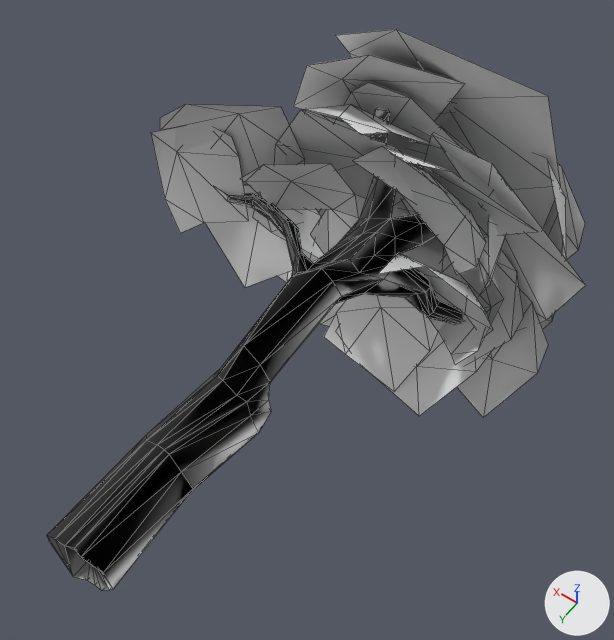
One commit to the glTF model client/assets/models/trees/tree_2.glb: the scene before it, then after it.
Before and after are seen from a 50 mm camera at (-0.0548, 0.0201, 0.121) aimed at (-0.0008, -0.0556, 0.0022). Lighting does not change. The marker at lower right points along +X, +Y and +Z. Mesh edges are drawn as thin lines. Vertices at the same position are counted once.

Names of what the first picture shows: 'tree_2'.
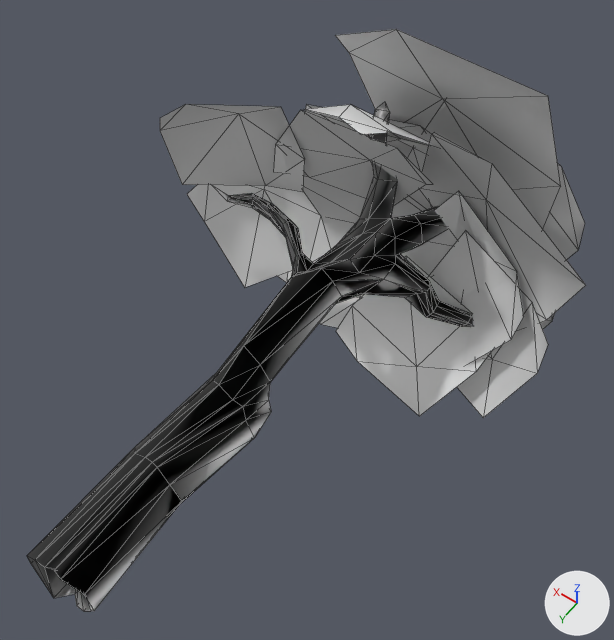
Location of each change, (x1, y1, x2, y2) in pixels of the pictures (614 x 640 px; the box of a moved part takes in the faces that stretch with it):
```json
{"object": "tree_2", "change": "reshaped", "before": [47, 29, 586, 590], "after": [27, 29, 586, 611]}
{"part": 1, "of": "me_tree_2", "change": "deleted", "before": [151, 55, 566, 391]}
{"part": 2, "of": "me_tree_2", "change": "deleted", "before": [311, 194, 452, 273]}
{"part": 3, "of": "me_tree_2", "change": "moved or reshaped", "before": [47, 279, 290, 590], "after": [27, 279, 290, 611]}
```

Edits to the scene script, one JSON object a line:
```json
{"block": "me_tree_2", "where": "# used by ob_tree_2; location = (0.0, 0.0, 0.0)"}
{"block": "me_tree_2", "where": "# verts and faces of me_tree_2; kept vertices keep their numbers, new ones are numbered from 559"}
{"block": "me_tree_2", "where": "# before: 135 (0.0104, -0.079, -0.0106), 136 (0.0011, -0.0864, -0.0116), 137 (-0.0034, -0.0797, -0.0188), 138 (0.0144, -0.0781, -0.0044) at pixel (310, 234), 139 (0.0138, -0.0834, -0.0003)"}
{"block": "me_tree_2", "where": "# before: 140 (-0.011, -0.0883, -0.0085) at pixel (442, 272), 141 (-0.0142, -0.0901, -0.0015), 142 (0.0062, -0.0921, 0.0104), 508 (-0.0076, -0.0931, 0.0014)"}
{"op": "remove", "block": "me_tree_2", "code": "me_tree_2.from_pydata(...)  # 559 vertices, 759 faces; spans x -0.0402..0.0418, y -0.111..0.0015, z -0.0417..0.044"}
{"op": "add", "block": "me_tree_2", "code": "me_tree_2.from_pydata(...)  # 380 vertices, 599 faces; spans x -0.0402..0.0418, y -0.111..0.0054, z -0.0417..0.044"}
{"block": "me_tree_2", "change": "me_tree_2 part 1: 19 loose pieces with 171 vertices, spanning x -0.0349..0.0416, y -0.1089..-0.0629, z -0.0321..0.0384, are deleted"}
{"block": "me_tree_2", "change": "me_tree_2 part 2"}
{"op": "add", "block": "me_tree_2", "code": "delete_vertices([*range(135, 143)])  # with the faces that use them"}
{"block": "me_tree_2", "change": "me_tree_2 part 3"}
{"block": "me_tree_2", "change": "11 vertices in x -0.0052..0.0066, y -0.0011..0.0015, z -0.0062..0.0059 move by (0.0, 0.0039, 0.0)"}
{"block": "me_tree_2", "change": "10 vertices in x -0.008..0.0043, y -0.0367..-0.0204, z -0.0022..0.0094 move by (0.0, 0.0011, 0.0)"}
{"block": "me_tree_2", "change": "7 vertices in x -0.0051..0.0043, y -0.0202..-0.0002, z -0.0058..0.0084 move by (0.0, 0.0026, 0.0)"}
{"block": "me_tree_2", "change": "4 vertices in x -0.0035..0.0045, y -0.0204..-0.0022, z -0.0004..0.0088 move by (0.0, 0.0027, 0.0)"}
{"block": "me_tree_2", "change": "2 vertices move from x 0.0063, y -0.0002..-0.0001, z -0.0037..0.0037 to x 0.0063, y 0.0011..0.0037, z -0.0037..0.0037"}
```
